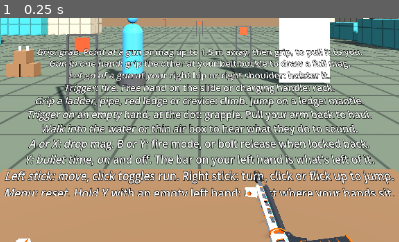
Above: before the commit, frame 1.
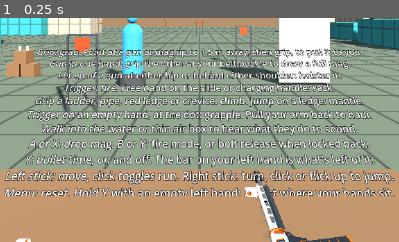
Above: after the commit, the same moment.

Repository: positive-vibezz1/VRphysicsprototypegodot
Game: Godot game, scene res://sandbox/range.tscn
Same seed, same stepped clock (60 frames per second), same inputs: the game is played once before the commit and once after it.
Inputs:
- Up to frame 1 (0.25 s): no input
The pictures show only the part of the screen within x 25-75%, y 50-100%; the shares and areas given below are measured in that part.

The runs differ from the first frame. In frame 1, 1.4% of the frame differs, in the area x 14-86%, y 23-29%.

Commit message:
Fix the shoulder holster and add left-side holsters
The rifle snagged on the shoulder collider the stock braces on, so it never
reached the shoulder holster and often tore out of the hand. The shoulders now
only collide while a held gun points within 60 degrees of the view. Adds a hip
and a shoulder holster on the left, renames the right ones, and logs how far a
near miss was.

Co-Authored-By: Claude Opus 5.5 (1M context) <noreply@anthropic.com>

Diff:
--- a/player/holster.gd
+++ b/player/holster.gd
@@ -20,10 +20,16 @@
 
 ## Puts the gun in the first free holster its grip is in. Returns whether one took it.
 static func stow(released: Gun) -> bool:
+	var grip := released.grip.global_position
 	for holster: Holster in all:
-		if not holster.gun and holster.in_reach(released.grip.global_position):
+		if not holster.gun and holster.in_reach(grip):
 			holster._take(released)
 			return true
+	# How far off a near miss was, for placing them where hands go.
+	for holster: Holster in all:
+		var off := holster.spot().origin.distance_to(grip)
+		if off < holster.radius * 3.0:
+			DebugLog.event("hand", "%s let go %.2f m from the %s, which takes one within %.2f m" % [released.name, off, holster.name, holster.radius])
 	return false
 
 
--- a/player/player.gd
+++ b/player/player.gd
@@ -215,6 +215,12 @@
 	var yaw := Basis(Vector3.UP, atan2(-forward.x, -forward.z))
 	_right_shoulder.global_position = _camera.global_position + yaw * shoulder_offset
 	_left_shoulder.global_position = _camera.global_position + yaw * Vector3(-shoulder_offset.x, shoulder_offset.y, shoulder_offset.z)
+	# A stock only beds into a shoulder while the gun points where the head looks. Swung back over a shoulder to be
+	# put away, a rifle passes it, instead of snagging on a body that can't be seen or felt.
+	var layer := 256 if _aimed(_left_hand) or _aimed(_right_hand) else 0
+	if _right_shoulder.collision_layer != layer:
+		_right_shoulder.collision_layer = layer
+		_left_shoulder.collision_layer = layer
 
 	var slow := not _fit_mode and (_left_controller.is_button_pressed(&"bullet_time") or _right_controller.is_button_pressed(&"bullet_time"))
 	if _bullet_time.update(slow, tick):
@@ -620,6 +626,12 @@
 		print("Physics tick rate set to ", rate, " Hz")
 
 
+## Whether the hand holds a gun pointing within 60° of where the head looks.
+func _aimed(hand: PhysicsHand) -> bool:
+	var gun: Gun = hand.held.owner as Gun if hand.held else null
+	return gun != null and gun.frame.global_basis.z.dot(_camera.global_basis.z) > 0.5
+
+
 static func _bottom_of(capsule: CollisionShape3D) -> float:
 	return capsule.position.y - (capsule.shape as CapsuleShape3D).height * 0.5
 
--- a/player/player.tscn
+++ b/player/player.tscn
@@ -147,19 +147,37 @@
 mesh = SubResource("pouch_mesh")
 surface_material_override/0 = ExtResource("graphite")
 
-[node name="HipHolster" type="Node3D" parent="." node_paths=PackedStringArray("head")]
+[node name="LeftHipHolster" type="Node3D" parent="." node_paths=PackedStringArray("head")]
+top_level = true
+script = ExtResource("holster")
+head = NodePath("../XROrigin3D/XRCamera3D")
+pose = Transform3D(1, 0, 0, 0, 1, 0, 0, 0, 1, -0.22, -0.6, 0.03)
+
+[node name="Mesh" type="MeshInstance3D" parent="LeftHipHolster"]
+transform = Transform3D(1, 0, 0, 0, 0.95105654, -0.309017, 0, 0.309017, 0.95105654, 0, -0.057, -0.102)
+cast_shadow = 0
+mesh = SubResource("holster_mesh")
+surface_material_override/0 = ExtResource("graphite")
+
+[node name="RightHipHolster" type="Node3D" parent="." node_paths=PackedStringArray("head")]
 top_level = true
 script = ExtResource("holster")
 head = NodePath("../XROrigin3D/XRCamera3D")
 pose = Transform3D(1, 0, 0, 0, 1, 0, 0, 0, 1, 0.22, -0.6, 0.03)
 
-[node name="Mesh" type="MeshInstance3D" parent="HipHolster"]
+[node name="Mesh" type="MeshInstance3D" parent="RightHipHolster"]
 transform = Transform3D(1, 0, 0, 0, 0.95105654, -0.309017, 0, 0.309017, 0.95105654, 0, -0.057, -0.102)
 cast_shadow = 0
 mesh = SubResource("holster_mesh")
 surface_material_override/0 = ExtResource("graphite")
 
-[node name="ShoulderHolster" type="Node3D" parent="." node_paths=PackedStringArray("head")]
+[node name="LeftShoulderHolster" type="Node3D" parent="." node_paths=PackedStringArray("head")]
+top_level = true
+script = ExtResource("holster")
+head = NodePath("../XROrigin3D/XRCamera3D")
+pose = Transform3D(0, 0, 1, 0, 1, 0, -1, 0, 0, -0.15, -0.12, 0.18)
+
+[node name="RightShoulderHolster" type="Node3D" parent="." node_paths=PackedStringArray("head")]
 top_level = true
 script = ExtResource("holster")
 head = NodePath("../XROrigin3D/XRCamera3D")
--- a/sandbox/range.gd
+++ b/sandbox/range.gd
@@ -5,7 +5,7 @@
 const FRAME_PROFILE := "/interaction_profiles/valve/frame_controller_valve"
 const COMMON_CONTROLS := """Grip: grab. Point at a gun or mag up to 1.5 m away, then grip, to pull it to you.
 Gun in one hand: grip the other at your belt buckle to draw a full mag.
-Let go of a gun at your right hip or right shoulder: holster it.
+Let go of a gun at either hip or behind either shoulder: holster it.
 Trigger: fire. Free hand on the slide or charging handle: rack.
 Grip a ladder, pipe, red ledge or crevice: climb. Jump on a ledge: mantle.
 Trigger on an empty hand, at the dot: grapple. Pull your arm back to haul.
--- a/tests/test_holsters.gd
+++ b/tests/test_holsters.gd
@@ -79,6 +79,21 @@
 	assert_lt(pistol.muzzle.global_position.y, pistol.grip.global_position.y - 0.05, "muzzle down")
 
 
+func test_a_lefty_uses_the_left_hip() -> void:
+	var left_hip := _holster(Transform3D(Basis.IDENTITY, Vector3(-0.22, -0.6, 0.03)))
+	var pistol: Gun = await _gun_in(_left, PISTOL_SCENE)
+	await _move(_left, left_hip.spot().origin)
+	_left.input_grip = 0.0
+	await wait_physics_frames(2)
+	assert_eq(left_hip.gun, pistol)
+	assert_null(_hip.gun)
+	assert_lt(pistol.muzzle.global_position.y, pistol.grip.global_position.y - 0.05, "muzzle down")
+	_left.input_grip = 1.0
+	await wait_physics_frames(2)
+	assert_eq(_left.held, pistol.grip, "drawn with the left hand")
+	assert_null(left_hip.gun)
+
+
 func test_a_holstered_gun_goes_where_the_body_goes() -> void:
 	var pistol: Gun = await _gun_in(_right, PISTOL_SCENE)
 	await _move(_right, _hip.spot().origin)
@@ -160,10 +175,61 @@
 	assert_null(_shoulder.gun, "the support hand keeps it")
 
 
-func test_the_player_has_both_holsters() -> void:
+func test_the_player_has_a_hip_and_a_shoulder_holster_on_each_side() -> void:
 	var range_scene: Node = (load(ProjectSettings.get_setting("application/run/main_scene")) as PackedScene).instantiate()
 	add_child_autofree(range_scene)
 	var camera: Node3D = range_scene.get_node("Player/XROrigin3D/XRCamera3D")
-	assert_eq((range_scene.get_node("Player/HipHolster") as Holster).head, camera)
-	assert_eq((range_scene.get_node("Player/ShoulderHolster") as Holster).head, camera)
+	for spot: String in ["HipHolster", "ShoulderHolster"]:
+		var left: Holster = range_scene.get_node("Player/Left" + spot)
+		var right: Holster = range_scene.get_node("Player/Right" + spot)
+		assert_eq(left.head, camera)
+		assert_eq(right.head, camera)
+		# Mirror images: across the body, and the gun turned the other way about the vertical.
+		var mirror := Basis(Vector3(-1, 0, 0), Vector3.UP, Vector3.BACK)
+		assert_almost_eq(left.pose.origin, mirror * right.pose.origin, Vector3.ONE * 1.0e-6, spot)
+		assert_true(left.pose.basis.is_equal_approx(mirror * right.pose.basis * mirror), spot)
 	await wait_physics_frames(1)
+
+
+## Drives the player's real rig, as test_player does.
+func _tracker(tracker_name: StringName, pose: Transform3D) -> XRControllerTracker:
+	var tracker := XRControllerTracker.new()
+	tracker.name = tracker_name
+	tracker.type = XRServer.TRACKER_CONTROLLER
+	XRServer.add_tracker(tracker)
+	tracker.set_pose(&"grip", pose, Vector3.ZERO, Vector3.ZERO, XRPose.XR_TRACKING_CONFIDENCE_HIGH)
+	return tracker
+
+
+func test_a_rifle_swung_back_over_the_shoulder_gets_past_it_into_the_holster() -> void:
+	var aim := Transform3D(LEVEL_GRIP, Vector3(0.2, 1.3, -0.35))
+	var right := _tracker(&"right_hand", aim)
+	var left := _tracker(&"left_hand", Transform3D(LEVEL_GRIP, Vector3(-0.2, 1.1, -0.2)))
+	var range_scene: Node3D = (load(ProjectSettings.get_setting("application/run/main_scene")) as PackedScene).instantiate()
+	add_child_autofree(range_scene)
+	var player: Player = range_scene.get_node("Player")
+	player.global_position = Vector3(0, 0, 3)
+	var hand: PhysicsHand = player.get_node("RightHand")
+	var ar: Gun = range_scene.get_node("AR")
+	# A live runtime sends a pose every frame. Send one now that the rig is listening.
+	right.set_pose(&"grip", aim, Vector3.ZERO, Vector3.ZERO, XRPose.XR_TRACKING_CONFIDENCE_HIGH)
+	left.set_pose(&"grip", left.get_pose(&"grip").transform, Vector3.ZERO, Vector3.ZERO, XRPose.XR_TRACKING_CONFIDENCE_HIGH)
+	await wait_physics_frames(30)
+	ar.grip.snap_to(hand.global_transform)
+	right.set_input(&"grip", 1.0)
+	await wait_physics_frames(20)
+	assert_eq(hand.held, ar.grip, "in the hand")
+	var shoulder: AnimatableBody3D = player.get_node("RightShoulder")
+	assert_eq(shoulder.collision_layer, 256, "aimed, the stock braces on the shoulder")
+	# Back past the shoulder in half a second, barrel up, straight to the spot.
+	var behind := Transform3D(Basis(Vector3.RIGHT, PI / 2) * LEVEL_GRIP, Vector3(0.15, 1.48, 0.18))
+	for i: int in 60:
+		right.set_pose(&"grip", aim.interpolate_with(behind, (i + 1) / 60.0), Vector3.ZERO, Vector3.ZERO, XRPose.XR_TRACKING_CONFIDENCE_HIGH)
+		await wait_physics_frames(1)
+	assert_eq(shoulder.collision_layer, 0, "pointing up, it goes by")
+	assert_eq(hand.held, ar.grip, "still in the hand")
+	right.set_input(&"grip", 0.0)
+	await wait_physics_frames(2)
+	assert_eq((player.get_node("RightShoulderHolster") as Holster).gun, ar, "put away")
+	XRServer.remove_tracker(right)
+	XRServer.remove_tracker(left)
--- a/tests/test_mag_pouch.gd
+++ b/tests/test_mag_pouch.gd
@@ -143,9 +143,11 @@
 	# Drawn without a hand to take them, so they drop to the floor and settle.
 	await wait_physics_frames(240)
 	assert_true(first.sleeping and second.sleeping, "both at rest")
-	var third := _pouch.draw(_left).owner as Magazine
+	await _squeeze(_left)
+	var third := _left.held.owner as Magazine if _left.held else null
 	assert_eq(third, first, "the oldest comes back")
 	assert_eq(third.count, third.capacity, "full again")
+	assert_lt(third.grab_point.palm_transform().origin.distance_to(_left.global_position), 0.03, "into the palm, from wherever it lay")
 	assert_eq(_magazines(), 2, "no new body")
 
 
Not shown, changed: CLAUDE.md
